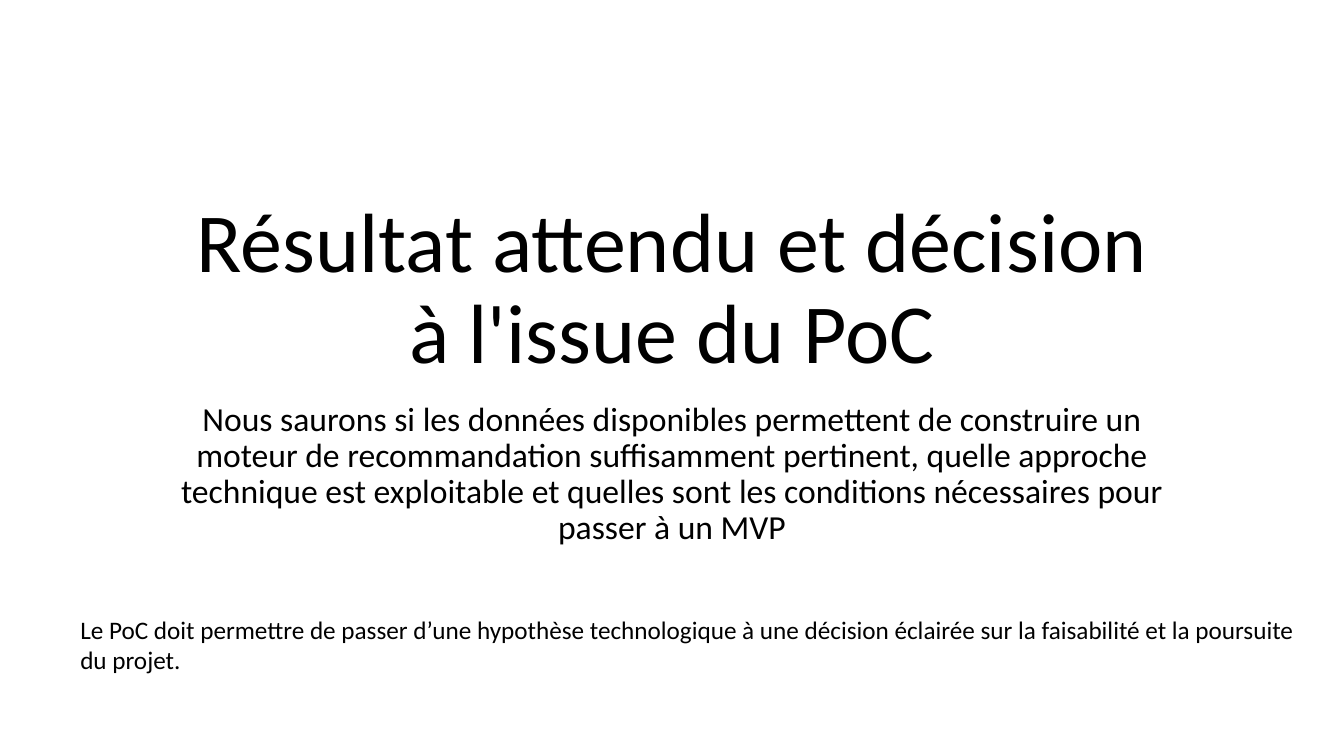
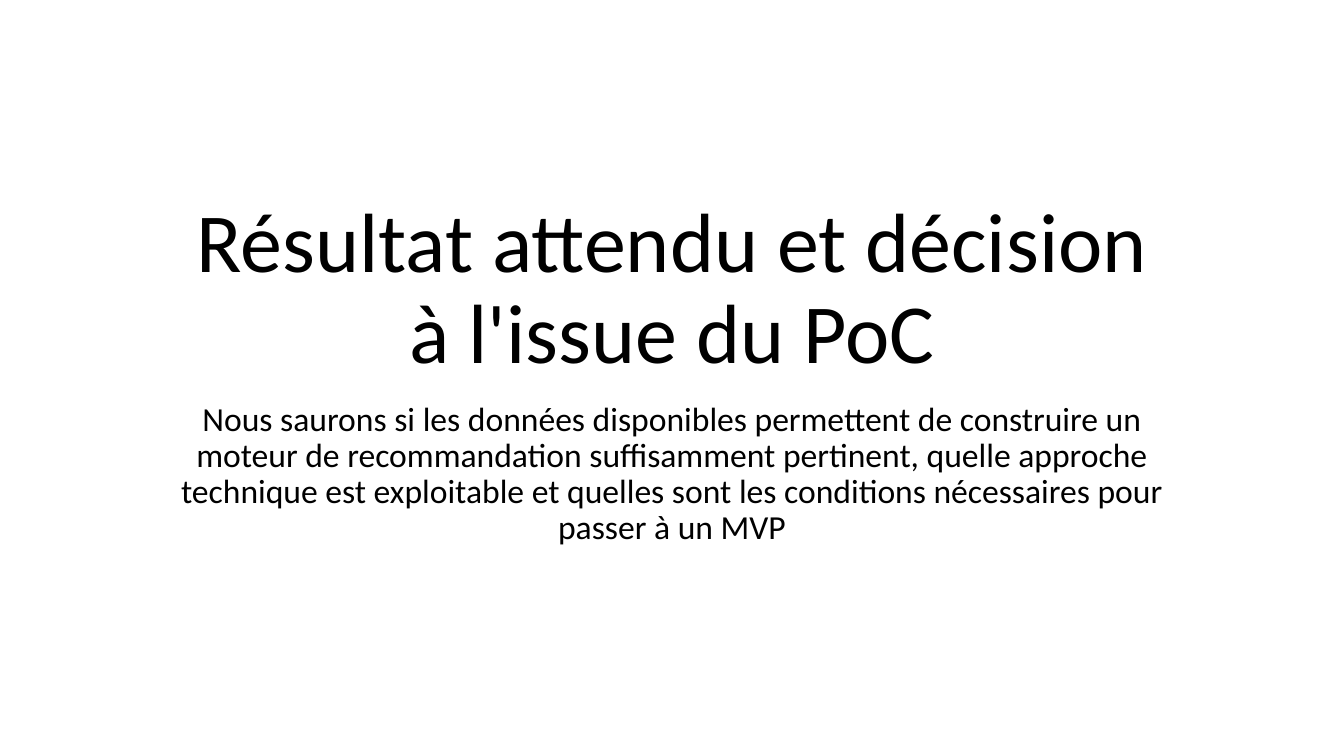
Before and after one commit to Ace4teaM/OCR-FashionInsta, a slide deck: slide 31 of POC.pptx. Drawn at 1344x756 pixels with LibreOffice and Linux fonts; fonts in the diff are those of the drawing. Boxes give left, top, right and bottom in pixels: in the first picture for what was removed or moved away, otherwise in the second. Text is boxed around its words. In the diff, an @@ line names an element or a change of style, - is before the commit and + after.

```diff
--- a/POC.pptx
+++ b/POC.pptx
@@ text removed at bbox=[80, 621, 1293, 674] @@
-Le PoC doit permettre de passer d’une hypothèse technologique à une décision éclairée sur la faisabilité et la poursuite du projet.
```
Also in this commit, not shown: 11 other slides changed, 6 slides added, 6 slides removed.
